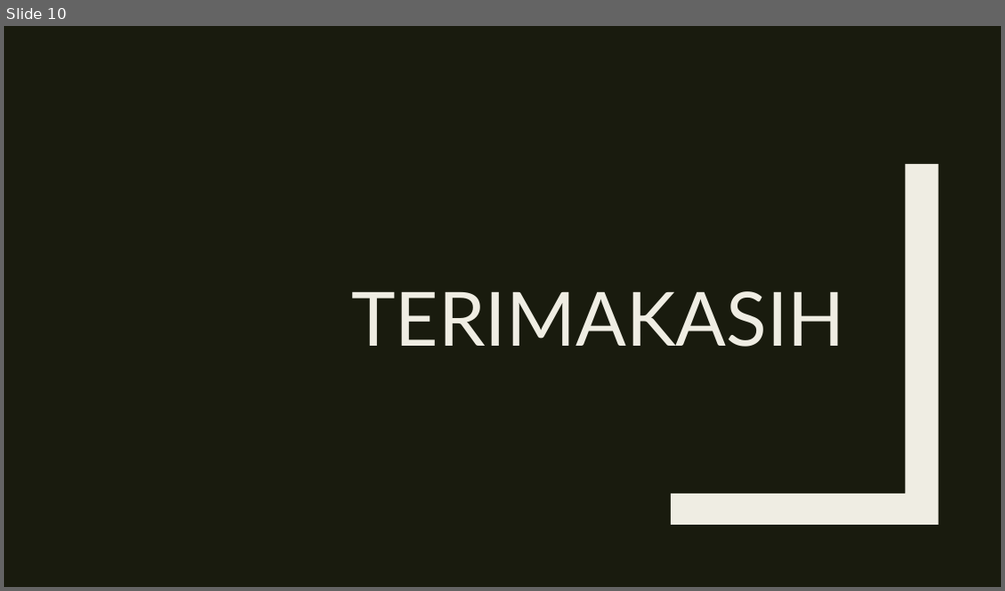
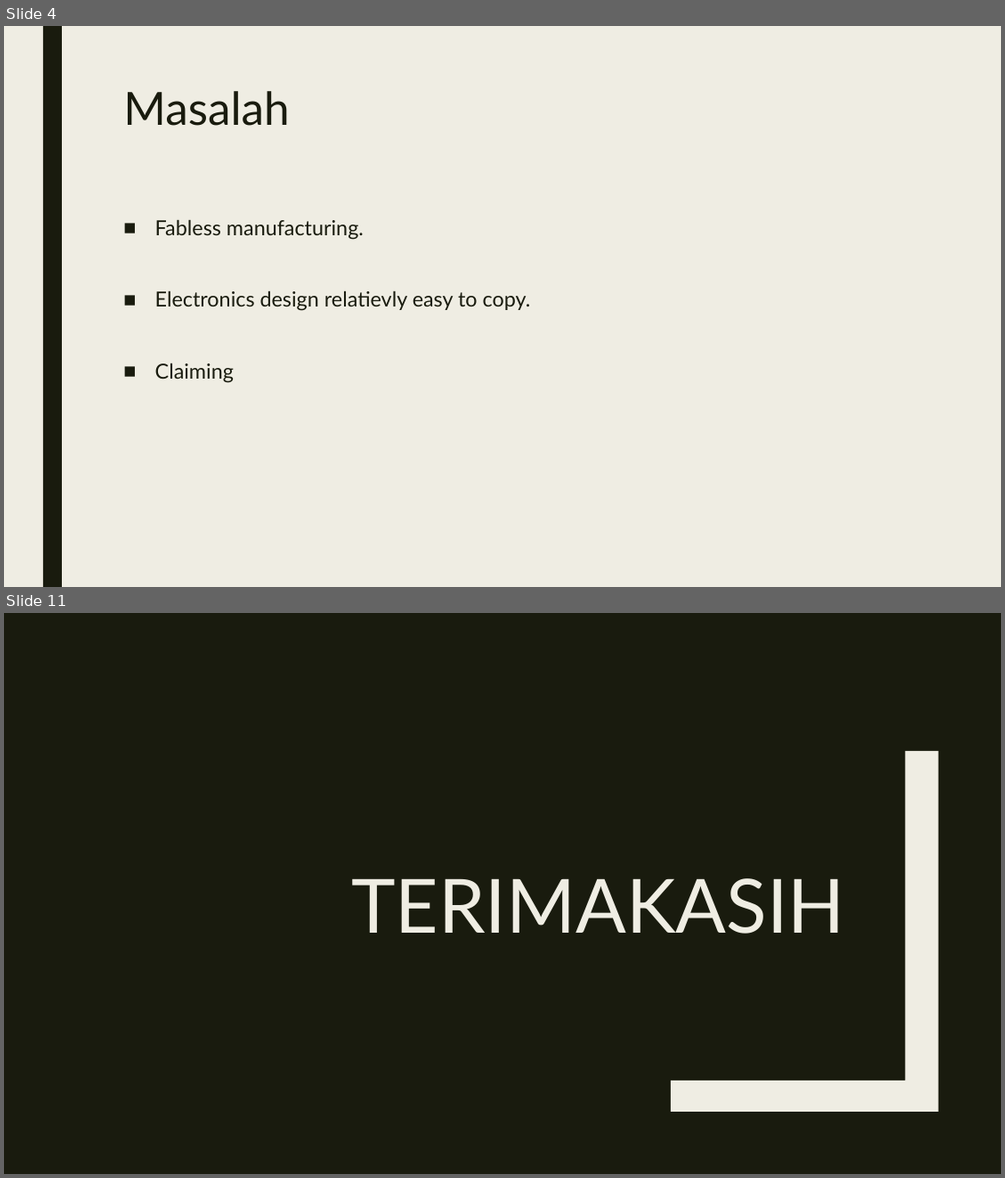
Before and after one commit to mashanz/skripsi_hanjara, a slide deck: PERANCANGAN DAN SIMULASI.pptx. Shown one above the other, each under a label of ours: slide 10 before the commit, slides 4 and 11 after it; the slides between them are not shown. The pictures are 1005x591 and 1005x1178 pixels, drawn with LibreOffice and Linux fonts; fonts in the diff are those of the drawing. Boxes give left, top, right and bottom in pixels: in the first picture for what was removed or moved away, otherwise in the second. Text is boxed around its words. In the diff, an @@ line names an element or a change of style, - is before the commit and + after.

```diff
--- a/PERANCANGAN DAN SIMULASI.pptx
+++ b/PERANCANGAN DAN SIMULASI.pptx
@@ slide 4 added at (4, 26, 1001, 587), background #EFEDE3 @@
@@ rectangle added at (43, 26, 62, 587), fill #191B0E @@
@@ title added at (123, 91, 289, 126), 44 pt, text #191B0E @@
+Masalah
@@ text added at (155, 219, 531, 383), 20 pt, text #191B0E @@
+■ Fabless manufacturing.
+■ Electronics design relatievly easy to copy.
+■ Claiming
@@ what was slide 10 is now slide 11 @@
```
Also in this commit, not shown: 4 slides changed, 6 other slides added, 7 slides removed, 1 other file.
